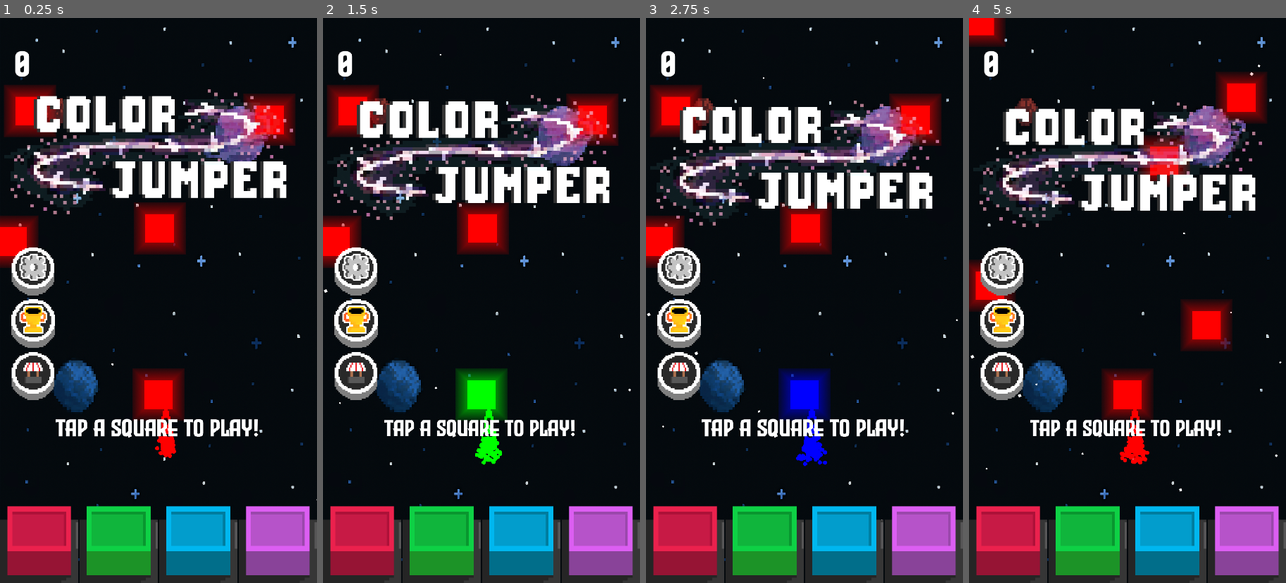
Above: before the commit, frames 1-4 (left to right).
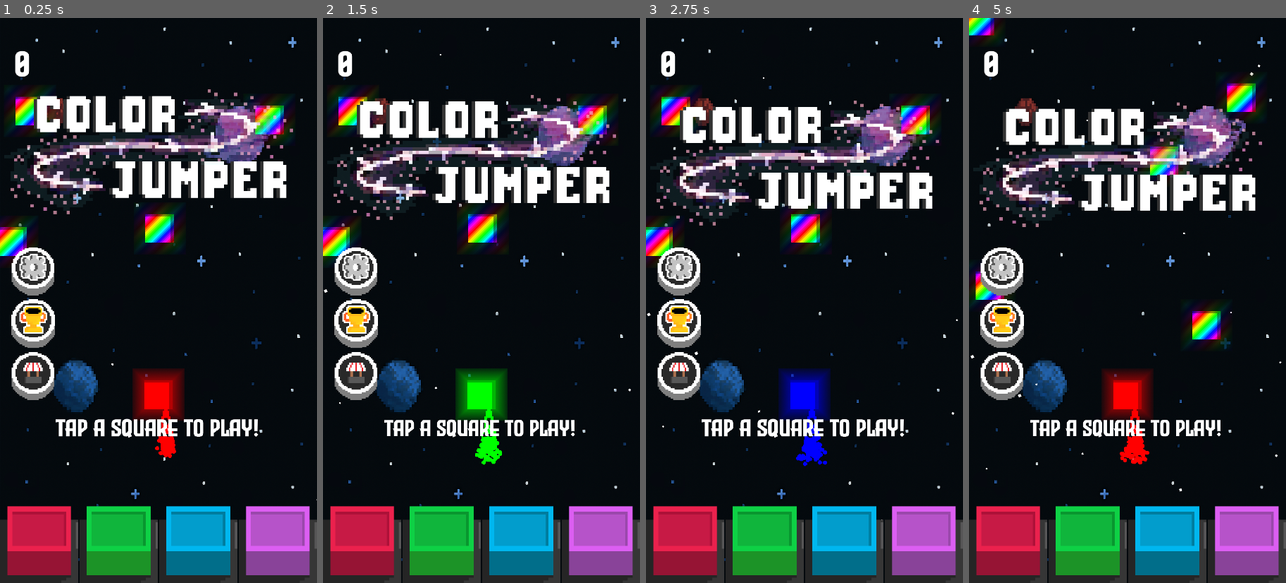
Above: after the commit, the same moments.

Repository: Xavier-Royer/Color-Jumper
Game: Godot game, scene res://Main.tscn
The game is run twice, just before and just after one commit, with the same random seed, the same clock (stepped at 60 frames per second) and the same inputs. The engine's default icon, where the game draws it, is replaced by a stand-in: a white triangle on a blue panel in a dark square.
Inputs (mouse positions are in pixels of both pictures, inside the frame that each line leads up to):
- Up to frame 1 (0.25 s): no input
- Up to frame 2 (1.5 s): click (361, 543) at 0.5 s; click (440, 543) at 1.25 s
- Up to frame 3 (2.75 s): click (845, 543) at 2 s
- Up to frame 4 (5 s): click (1247, 543) at 2.75 s; click (1000, 373) at 3.5 s; click (1175, 475) at 4.25 s

The runs differ from the first frame. In frame 1, 4.8% of the frame differs, in the area x 0-94%, y 11-70%; in frame 2, 4.8%; in frame 3, 4.8%; in frame 4, 4.8%.

Commit message:
Block Shader Update

Diff:
--- a/block.tscn
+++ b/block.tscn
@@ -12,7 +12,7 @@
 code = "shader_type canvas_item;
 uniform bool rainbow;
 uniform float speed;
-uniform float RAINBOWSPEED = 2.0;
+uniform float RAINBOWSPEED = 0.1;
 
 
 
@@ -26,7 +26,7 @@
 }
 
 vec3 getColor(int i) {
-    float hue = float(i) / 100.0;
+    float hue = float(i) / 20.0;
     return hsv2rgb(vec3(hue, 1.0, 1.0));
 }
 
@@ -79,7 +79,7 @@
 			float offset;
 
 
-			offset = mod(TIME/0.5,4);
+			offset = mod(TIME/2.0,4);
 			xValue = xValue + offset;
 
 			//xValue = mod(TIME/0.5,4);
@@ -109,16 +109,37 @@
 				COLOR.b *=2.8;
 				COLOR.r *=2.8;
 				COLOR.g *=2.8;
-			};
+			}
 
 			if (rainbow){
+
+				float xValue = 1.0- max(xPos,yPos) ;
+				xValue = (UV.x+UV.y);
+				float offset;
+				offset = mod((TIME+0.0)/1.0,4);
+				xValue = xValue + offset;
+
+				float indexf = (floor(xValue*25.0));
+				int index = int(indexf);
+				COLOR.r = getColor(index).x;
+				COLOR.g = getColor(index).y;
+				COLOR.b = getColor(index).z;
+
 				COLOR.a += sin(TIME*10.0)/40.0;
-				COLOR.b *=.8;
-				COLOR.r *=.8;
-				COLOR.g *=.8;
+				COLOR.b *=0.3;
+				COLOR.r *=0.3;
+				COLOR.g *=0.3;
 			}
 
 		}
+		if (squareRadius >0.0 && squareRadius < 0.55){
+			if (UV.x > 0.71 || UV.y <0.27){
+				COLOR.a  = 0.7;
+				COLOR.b *=0.8;
+				COLOR.r *=0.8;
+				COLOR.g *=0.8;
+			}
+			}
 
 
 
@@ -140,7 +161,7 @@
 
 [sub_resource type="ShaderMaterial" id="ShaderMaterial_5d32t"]
 shader = SubResource("Shader_im0tn")
-shader_parameter/rainbow = false
+shader_parameter/rainbow = true
 shader_parameter/speed = 2.0
 shader_parameter/RAINBOWSPEED = 2.0
 
@@ -320,10 +341,12 @@
 script = ExtResource("1_im0tn")
 
 [node name="CollisionShape2D" type="CollisionShape2D" parent="."]
-scale = Vector2(0.5485327, 0.5485327)
+visible = false
+scale = Vector2(0.548533, 0.548533)
 shape = SubResource("RectangleShape2D_xfwl5")
 
 [node name="SpawnRadius" type="Area2D" parent="."]
+visible = false
 show_behind_parent = true
 z_as_relative = false
 scale = Vector2(1.5, 1.5)
@@ -332,6 +355,7 @@
 input_pickable = false
 
 [node name="CollisionShape2D2" type="CollisionShape2D" parent="SpawnRadius"]
+visible = false
 shape = SubResource("CircleShape2D_im0tn")
 
 [node name="ColorRect" type="ColorRect" parent="."]
@@ -344,6 +368,7 @@
 mouse_filter = 2
 
 [node name="GPUParticles2D" type="GPUParticles2D" parent="."]
+visible = false
 emitting = false
 amount = 50
 lifetime = 0.3
@@ -353,6 +378,7 @@
 process_material = SubResource("ParticleProcessMaterial_5d32t")
 
 [node name="Dead" type="GPUParticles2D" parent="."]
+visible = false
 emitting = false
 amount = 200
 lifetime = 5.0
@@ -368,6 +394,7 @@
 }
 
 [node name="VisibleOnScreenNotifier2D" type="VisibleOnScreenNotifier2D" parent="."]
+visible = false
 rect = Rect2(-20, -20, 40, 40)
 
 [connection signal="area_entered" from="SpawnRadius" to="." method="_on_spawn_radius_area_entered"]
--- a/game_screen.gd
+++ b/game_screen.gd
@@ -138,7 +138,7 @@
 		movingObjects.add_child(block)
 		block.position = Vector2(randi_range(30,screen_size.x - 35),randi_range(-600,screen_size.y * (2.0/3.0) - 100))
 		#block.connect("invalidBlock",spawnBlock)
-		block.setColor("RED")
+		block.setColor("RAINBOW")
 		block.connect("blockMissed",gameOver)
 		lastBlockSpawned = block
 		blocksSpawned+=1
